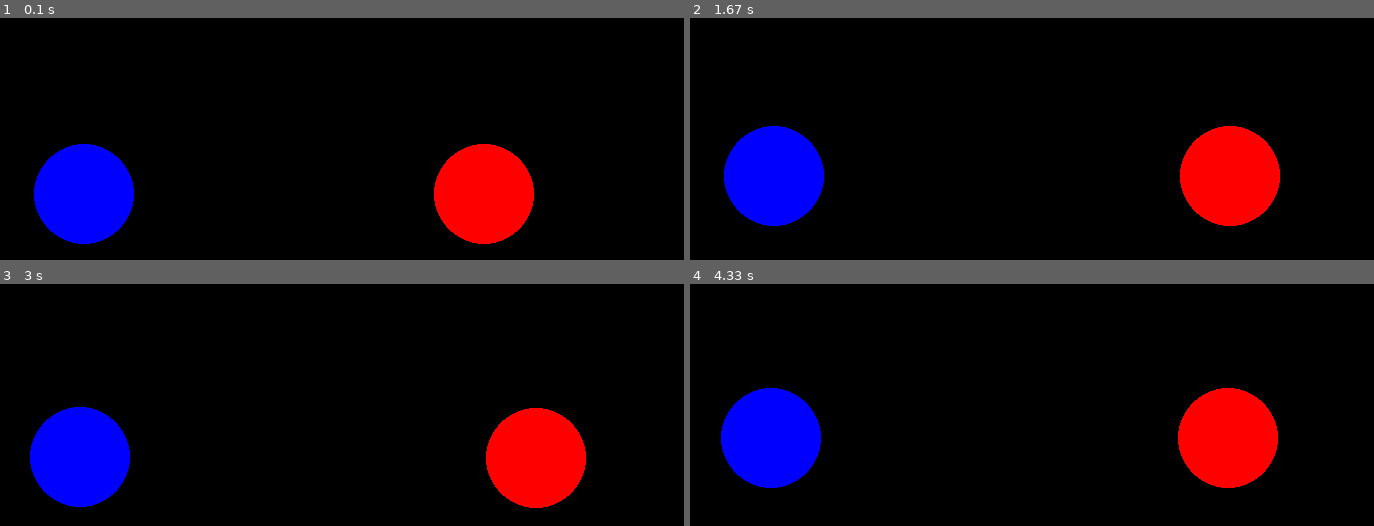
Above: before the commit, frames 1-4 (two rows, left to right).
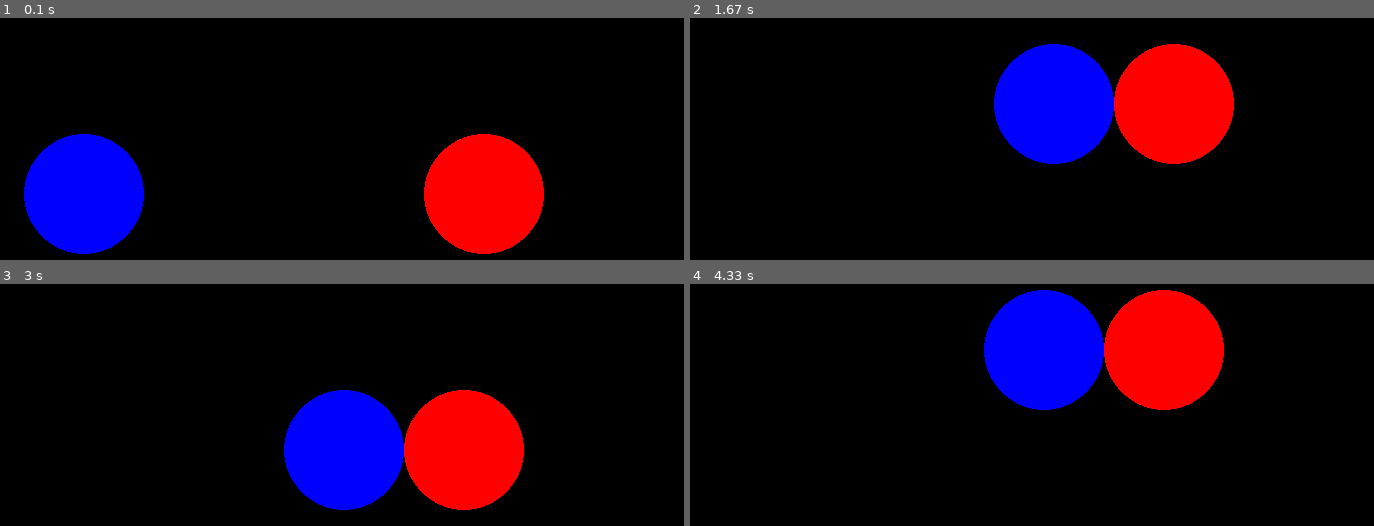
Above: after the commit, the same moments.

Repository: Bryan05U/python_pygame
Game: pygame game, started from Proyecto/Ejercicios/Ejercicio 2/main.py
Two runs of this game, one before a commit and one after it. Both use one fixed random seed, a clock stepped at 60 frames per second and the inputs below.
Inputs:
- Up to frame 1 (0.1 s): no input
- Up to frame 2 (1.67 s): hold A 0.33-0.8 s; hold Right 0.33-0.8 s; hold Right 0.83-1.3 s; hold D 0.83-1.3 s; hold Up 1.33-1.63 s; hold W 1.33-1.63 s
- Up to frame 3 (3 s): hold Right 1.67-2.13 s; hold D 1.67-2.13 s; hold Left 2.17-2.7 s; hold A 2.17-2.7 s; hold Down from 2.73 s (still down); hold S from 2.73 s (still down)
- Up to frame 4 (4.33 s): release Down at 3.03 s; release S at 3.03 s; hold Left 3.07-3.47 s; hold A 3.07-3.47 s; hold Up 3.5-3.87 s; hold W 3.5-3.87 s; hold Right from 3.9 s (still down); hold D from 3.9 s (still down)

The runs differ from the first frame. In frame 1, 4.2% of the frame differs, in the area x 3-80%, y 47-98%; in frame 2, 22%; in frame 3, 20%; in frame 4, 23%, in the area x 4-86%, y 2-85%.

Commit message:
Completando el ejercicio 2

Diff:
--- a/Proyecto/Ejercicios/Ejercicio 2/círculo_1.py
+++ /dev/null
@@ -1,18 +0,0 @@
-import pygame
-
-class Círculo_1():
-    def __init__(self, x, y):
-        self.x = x
-        self.y = y
-        self.velocidad = 1 # Velocidad de movimiento en pixeles
-
-    # Movimiento del círculo según las teclas presionadas
-    def mover(self, teclas):
-        if teclas[pygame.K_LEFT]:
-            self.x -= self.velocidad
-        if teclas[pygame.K_RIGHT]:
-            self.x += self.velocidad
-        if teclas[pygame.K_UP]:
-            self.y -= self.velocidad
-        if teclas[pygame.K_DOWN]:
-            self.y += self.velocidad
--- a/Proyecto/Ejercicios/Ejercicio 2/círculo_2.py
+++ /dev/null
@@ -1,18 +0,0 @@
-import pygame
-
-class Círculo_2():
-    def __init__(self, x, y):
-        self.x = x
-        self.y = y
-        self.velocidad = 1 # Velocidad de movimiento en pixeles
-
-    # Movimiento del círculo según las teclas presionadas
-    def mover(self, teclas_2):
-        if teclas_2[pygame.K_a]:
-            self.x -= self.velocidad
-        if teclas_2[pygame.K_d]:
-            self.x += self.velocidad
-        if teclas_2[pygame.K_w]:
-            self.y -= self.velocidad
-        if teclas_2[pygame.K_s]:
-            self.y += self.velocidad
--- a/Proyecto/Ejercicios/Ejercicio 2/main.py
+++ b/Proyecto/Ejercicios/Ejercicio 2/main.py
@@ -1,19 +1,43 @@
 import pygame
-from círculo_1 import Círculo_1
-from círculo_2 import Círculo_2
+import math
 
 # Inicialización de Pygame
 pygame.init()
 
 # Configuración de la ventana
 screen = pygame.display.set_mode((800, 600)) # Tamaño de la ventana
-pygame.display.set_caption("Figures Movement") # Título de la ventana
+pygame.display.set_caption("Collision of Circles") # Título de la ventana
 
-# Color de fondo
-background_color = (0, 0 ,0)
+# Colores de fondo
+black_color = (0, 0, 0)
+white_color = (255, 255, 255)
 
-círculo_1 = Círculo_1(600, 300)
-círculo_2 = Círculo_2(200, 300)
+# Colores de los círculos
+blue_color = (0, 0, 255)
+red_color = (255, 0, 0)
+
+# Clase para crear el círculo y añadiendo sus atributos
+class Círculo:
+    def __init__(self, x, y, radio, color):
+        self.x = x
+        self.y = y
+        self.radio = radio
+        self.color = color
+        self.velocidad = 5 # Velocidad de movimiento en pixeles
+    def mover(self, dx, dy):
+        self.x += dx * self.velocidad
+        self.y += dy * self.velocidad
+
+    def dibujar(self, superficie):
+        pygame.draw.circle(superficie, self.color, (int(self.x), int(self.y)), self.radio)
+
+    def colisión(self, otro):
+        distancia = math.sqrt((self.x - otro.x) ** 2 + (self.y - otro.y) ** 2)
+        return distancia < (self.radio + otro.radio)
+
+# Creando los círculos
+círculo_1 = Círculo(200, 300, 60, blue_color)
+círculo_2 = Círculo(600, 300, 60, red_color)
 
 # Bucle principal del juego
 running = True
@@ -25,23 +49,44 @@
 
     # Estado de las teclas
     teclas = pygame.key.get_pressed()
-    teclas_2 = pygame.key.get_pressed()
+    dx1, dy1 = 0, 0
+    dx2, dy2 = 0, 0
 
-    # Mover el círculo 1
-    círculo_1.mover(teclas)
+    # Movimiento del primer círculo según las teclas presionadas
+    if teclas[pygame.K_LEFT]: dx1 = -1
+    if teclas[pygame.K_RIGHT]: dx1 = 1
+    if teclas[pygame.K_UP]: dy1 = -1
+    if teclas[pygame.K_DOWN]: dy1 = 1
 
-    # Pintar el fondo
-    screen.fill(background_color)
+    # Movimiento del segundo círculo según las teclas presionadas
+    if teclas[pygame.K_a]: dx2 = -1
+    if teclas[pygame.K_d]: dx2 = 1
+    if teclas[pygame.K_w]: dy2 = -1
+    if teclas[pygame.K_s]: dy2 = 1
 
-    # Dibujar los círculos 1 y 2
-    pygame.draw.circle(screen, (255, 0, 0), (círculo_1.x, círculo_1.y), 50)
-    pygame.draw.circle(screen, (0, 0, 255), (círculo_2.x, círculo_2.y), 50)
+    # Mover los círculos
+    círculo_1.mover(dx1, dy1)
+    círculo_2.mover(dx2, dy2)
 
-    # Mover el círculo 2
-    círculo_2.mover(teclas_2)
+    if círculo_1.colisión(círculo_2):
+       círculo_1.color = (255, 0, 0) # Cambia el color del círculo azul a rojo
+       círculo_2.color = (0, 0, 255) # Cambia el color del círculo rojo a azul
+    else:
+       círculo_1.color = blue_color # Vuelve al color azul
+       círculo_2.color = red_color # Vuelve al color rojo
 
     # Actualizar la pantalla
     pygame.display.update()
 
+    # Dibujar
+    screen.fill(black_color)
+    #screen.fill(white_color)
+    círculo_1.dibujar(screen)
+    círculo_2.dibujar(screen)
+    pygame.display.flip()
+
+    # Limita los FPS a 60
+    pygame.time.Clock().tick(60)
+
 # Cerrar Pygame
 pygame.quit()
